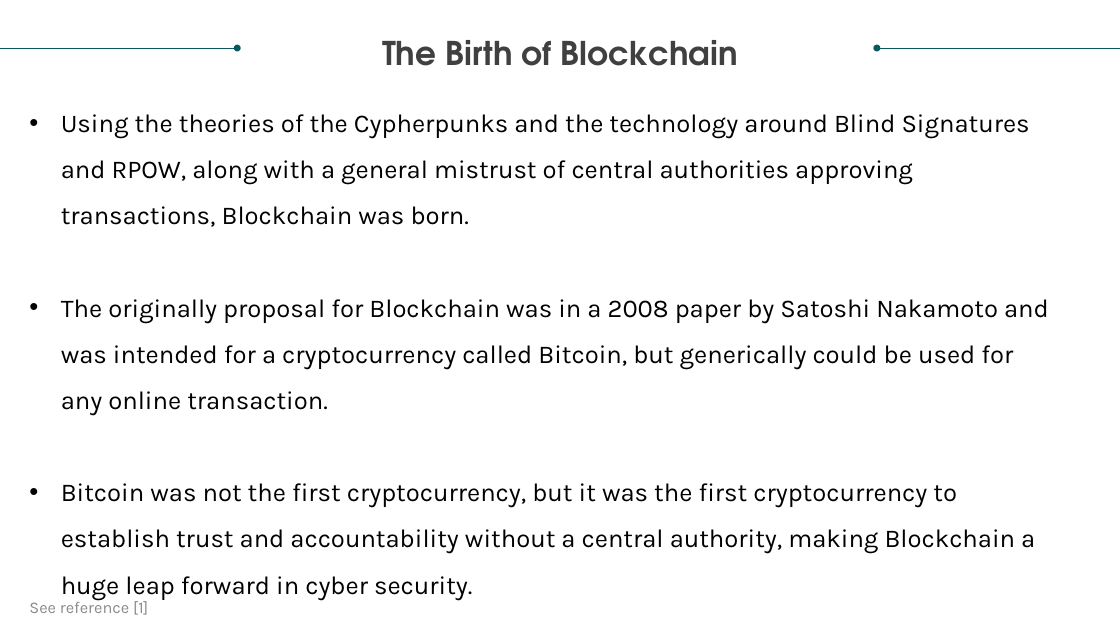
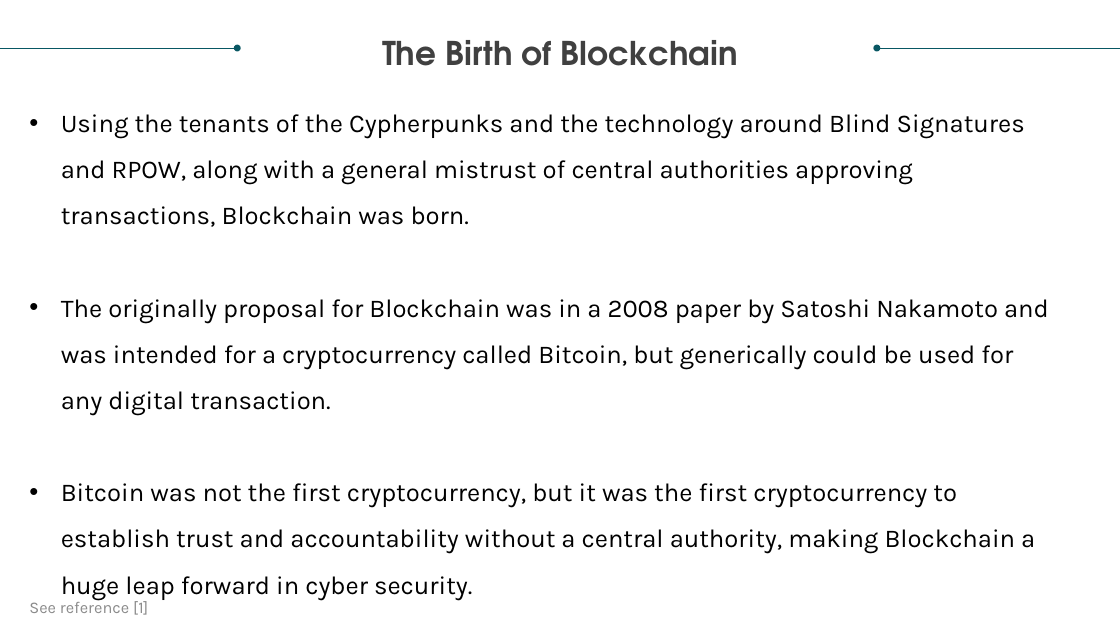
Before and after one commit to realdanielbyrne/BlockChainIntro, a slide deck: slide 5 of DS749 Project_Team 4_Blockchain Analysis.pptx (slide 4 before the commit). Drawn at 1120x630 pixels with LibreOffice and Linux fonts; fonts in the diff are those of the drawing. Boxes give left, top, right and bottom in pixels: in the first picture for what was removed or moved away, otherwise in the second. Text is boxed around its words. In the diff, an @@ line names an element or a change of style, - is before the commit and + after.

```diff
--- a/DS749 Project_Team 4_Blockchain Analysis.pptx
+++ b/DS749 Project_Team 4_Blockchain Analysis.pptx
@@ text at bbox=[61, 114, 1049, 415]: text changed @@
-• Using the theories of the Cypherpunks and the technology around Blind Signatures and RPOW, along with a general mistrust of central authorities approving transactions, Blockchain was born.
-• The originally proposal for Blockchain was in a 2008 paper by Satoshi Nakamoto and was intended for a cryptocurrency called Bitcoin, but generically could be used for any online transaction.
+• Using the tenants of the Cypherpunks and the technology around Blind Signatures and RPOW, along with a general mistrust of central authorities approving transactions, Blockchain was born.
+• The originally proposal for Blockchain was in a 2008 paper by Satoshi Nakamoto and was intended for a cryptocurrency called Bitcoin, but generically could be used for any digital transaction.
```
Also in this commit, not shown: 1 other slide changed, 1 slide added.
